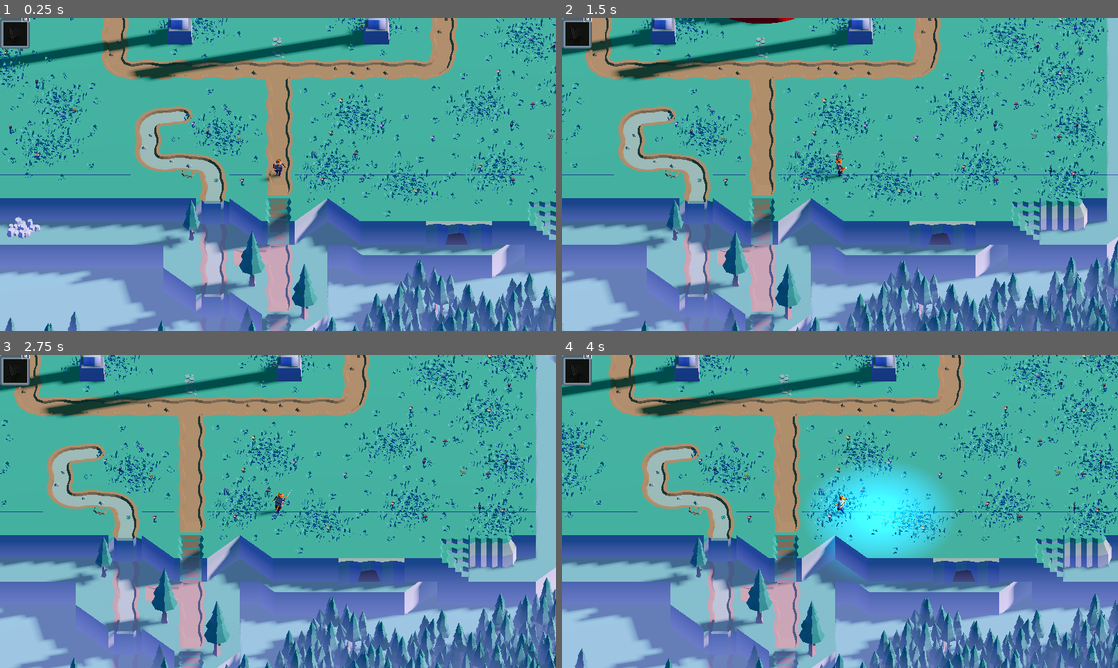
Above: before the commit, frames 1-4 (two rows, left to right).
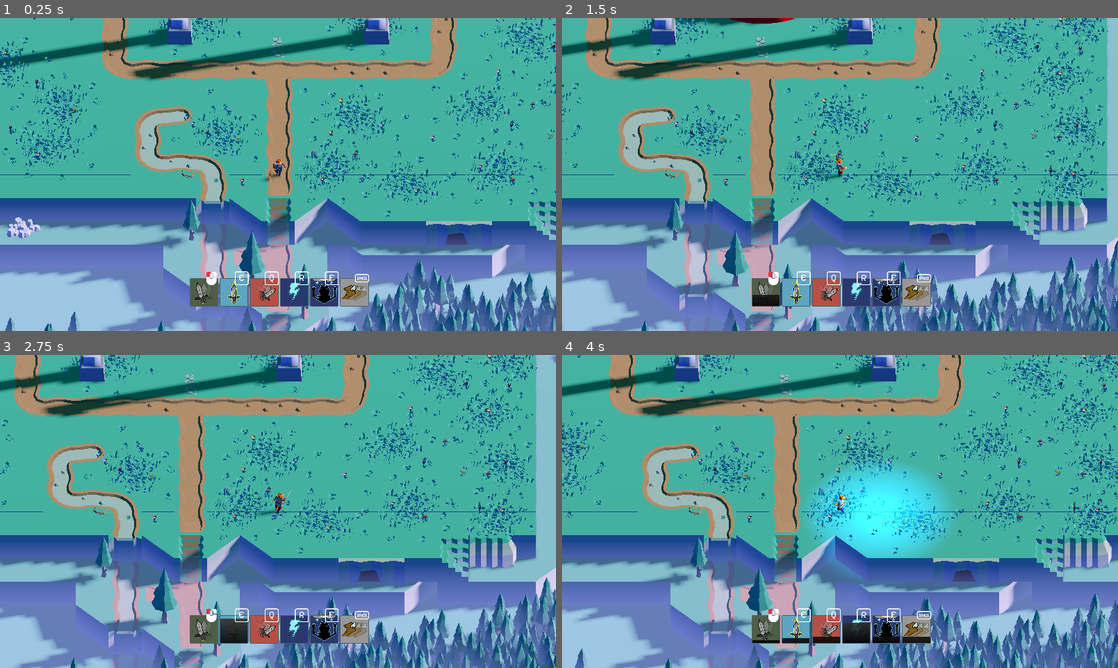
Above: after the commit, the same moments.

Repository: goobyspace/wild-jam
Game: Godot game, scene res://scenes/main.tscn
The game is run twice, just before and just after one commit, with the same random seed, the same clock (stepped at 60 frames per second) and the same inputs.
Inputs (mouse positions are in pixels of both pictures, inside the frame that each line leads up to):
- Up to frame 1 (0.25 s): no input
- Up to frame 2 (1.5 s): tap Enter at 0.5 s; move the mouse to (962, 158) at 0.52 s; hold D (move_right) 0.53-1.25 s; click (962, 158) at 0.6 s; tap Q (attack_primary) at 0.8 s; drag from (728, 190) to (812, 237) at 1.27 s
- Up to frame 3 (2.75 s): move the mouse to (333, 442) at 2.02 s; hold D (move_right) from 2.03 s (still down); tap E (attack_secondary) at 2.1 s; click (333, 442) at 2.17 s; tap Space (move_dash) at 2.3 s
- Up to frame 4 (4 s): release D (move_right) at 2.75 s; drag from (812, 574) to (673, 464) at 2.77 s; move the mouse to (1006, 558) at 3.52 s; hold A (move_left) from 3.53 s (still down); tap R (spell_one) at 3.6 s; click (1006, 558) at 3.67 s; tap F (spell_two) at 3.8 s

The runs differ from the first frame. In frame 1, 3.5% of the frame differs, in the area x 0-67%, y 0-93%; in frame 2, 3.5%; in frame 3, 3.5%; in frame 4, 3.5%.

Commit message:
player abilities UI

Diff:
--- a/project.godot
+++ b/project.godot
@@ -25,6 +25,10 @@
 [dotnet]
 
 project/assembly_name="wild jam"
+
+[gui]
+
+theme/custom_font="uid://bnka2ruudg7hi"
 
 [input]
 
--- a/scenes/player.tscn
+++ b/scenes/player.tscn
@@ -1,9 +1,10 @@
-[gd_scene load_steps=52 format=3 uid="uid://ccmmifktpgjib"]
+[gd_scene load_steps=64 format=3 uid="uid://ccmmifktpgjib"]
 
 [ext_resource type="Script" uid="uid://b6mge7o3yiv0u" path="res://scripts/player/movement/player_movement.gd" id="1_4flbx"]
 [ext_resource type="Script" uid="uid://bj3a4q0fcalg4" path="res://scripts/hp.gd" id="2_g2els"]
 [ext_resource type="Script" uid="uid://cbwmm7hsi6ade" path="res://scripts/player/hp/hp_bar.gd" id="2_qhqgy"]
 [ext_resource type="PackedScene" uid="uid://be2nf424vokic" path="res://assets/models/characters/fox_knight.gltf" id="6_tuyoq"]
+[ext_resource type="Texture2D" uid="uid://dsab3mebvhwsm" path="res://assets/ui/ability_icons/dash.png" id="6_wnwbv"]
 [ext_resource type="Script" uid="uid://ou8gmdvp5iyq" path="res://scripts/player/abilities/player_ability_controller.gd" id="6_y4r1p"]
 [ext_resource type="PackedScene" uid="uid://c5pmsswu5f7bf" path="res://scripts/player/abilities/weapons/sword/sword_main.tscn" id="7_d2wvv"]
 [ext_resource type="Animation" uid="uid://upcxm4b2g5a4" path="res://assets/models/characters/animations/tpose.res" id="7_y4r1p"]
@@ -22,9 +23,14 @@
 [ext_resource type="Animation" uid="uid://c4vh5rwtcebty" path="res://assets/models/characters/animations/spell 2.res" id="18_l71n6"]
 [ext_resource type="Animation" uid="uid://ch3ltayi4bovy" path="res://assets/models/characters/animations/roll.res" id="19_i4ail"]
 [ext_resource type="PackedScene" uid="uid://bbfn0xoov1gdk" path="res://scripts/player/abilities/weapons/sword/spin.tscn" id="21_a38lo"]
+[ext_resource type="Texture2D" uid="uid://b6kep64r1pm3v" path="res://assets/ui/ability_icons/attack.png" id="21_wqfne"]
 [ext_resource type="PackedScene" uid="uid://bti1ia18i2cs3" path="res://scripts/player/abilities/weapons/sword/lunge.tscn" id="22_4ni07"]
+[ext_resource type="Texture2D" uid="uid://uabq33u6v1ek" path="res://assets/ui/ability_icons/bladestorm.png" id="22_dt7fs"]
 [ext_resource type="PackedScene" uid="uid://cg4pp21nhmd5h" path="res://scripts/player/abilities/magic/thunder/thunderstrike.tscn" id="23_l71n6"]
+[ext_resource type="Texture2D" uid="uid://dxo6mihwh08kh" path="res://assets/ui/ability_icons/lunge.png" id="23_pf23h"]
+[ext_resource type="Texture2D" uid="uid://wjbv2jo8dnbp" path="res://assets/ui/ability_icons/thunder.png" id="24_31cv2"]
 [ext_resource type="PackedScene" uid="uid://dtiju5n5lgk81" path="res://scripts/player/abilities/magic/thunder/lightningbolt.tscn" id="24_ke2ow"]
+[ext_resource type="Texture2D" uid="uid://rqgsas06urgw" path="res://assets/ui/ability_icons/thunderstrike.png" id="25_ujl30"]
 
 [sub_resource type="ViewportTexture" id="ViewportTexture_3vyb7"]
 viewport_path = NodePath("SubViewport")
@@ -39,6 +45,9 @@
 bg_color = Color(0.746585, 2.00946e-06, 8.66354e-07, 1)
 skew = Vector2(0.2, 0)
 corner_detail = 16
+
+[sub_resource type="InputEventAction" id="InputEventAction_ke2ow"]
+action = &"move_dash"
 
 [sub_resource type="Animation" id="Animation_d2wvv"]
 length = 0.001
@@ -76,6 +85,21 @@
 &"strafe right": ExtResource("13_a8ls1"),
 &"tpose": ExtResource("7_y4r1p")
 }
+
+[sub_resource type="InputEventAction" id="InputEventAction_ujl30"]
+action = &"attack_normal"
+
+[sub_resource type="InputEventAction" id="InputEventAction_31cv2"]
+action = &"attack_primary"
+
+[sub_resource type="InputEventAction" id="InputEventAction_pf23h"]
+action = &"attack_secondary"
+
+[sub_resource type="InputEventAction" id="InputEventAction_dt7fs"]
+action = &"spell_one"
+
+[sub_resource type="InputEventAction" id="InputEventAction_wqfne"]
+action = &"spell_two"
 
 [sub_resource type="AnimationNodeAnimation" id="AnimationNodeAnimation_d2wvv"]
 animation = &"player/attack"
@@ -256,14 +280,9 @@
 [node name="player_health" type="Node" parent="."]
 script = ExtResource("2_g2els")
 
-[node name="attack_controller" type="Node3D" parent="." node_paths=PackedStringArray("mainAttack", "primaryAttack", "secondaryAttack", "spellPrimary", "spellSecondary", "dash")]
+[node name="attack_controller" type="Node3D" parent="." node_paths=PackedStringArray("abilities")]
 script = ExtResource("6_y4r1p")
-mainAttack = NodePath("../model/sword_main")
-primaryAttack = NodePath("../model/spin")
-secondaryAttack = NodePath("../model/lunge")
-spellPrimary = NodePath("../model/lightningbolt")
-spellSecondary = NodePath("../model/thunderstrike")
-dash = NodePath("dash")
+abilities = [NodePath("../model/sword_main"), NodePath("../model/lunge"), NodePath("../model/spin"), NodePath("../model/lightningbolt"), NodePath("../model/thunderstrike"), NodePath("dash")]
 
 [node name="dash" type="Node" parent="attack_controller" node_paths=PackedStringArray("collision", "health_bar", "character", "animation_tree")]
 script = ExtResource("8_3v2ag")
@@ -273,6 +292,8 @@
 ability_cooldown = 1.5
 animation_tree = NodePath("../../AnimationTree")
 animation = 1
+icon = ExtResource("6_wnwbv")
+keybind = SubResource("InputEventAction_ke2ow")
 
 [node name="model" parent="." instance=ExtResource("6_tuyoq")]
 transform = Transform3D(0.3, 0, 0, 0, 0.3, 0, 0, 0, 0.3, 0, 0, 0)
@@ -288,29 +309,42 @@
 [node name="sword_main" parent="model" node_paths=PackedStringArray("animation_tree") instance=ExtResource("7_d2wvv")]
 transform = Transform3D(2.22222, 0, -2.98023e-08, 0, 2.22222, 0, 2.98023e-08, 0, 2.22222, 0, 0, 0)
 animation_tree = NodePath("../../AnimationTree")
+icon = ExtResource("21_wqfne")
+keybind = SubResource("InputEventAction_ujl30")
 
 [node name="spin" parent="model" node_paths=PackedStringArray("character", "animation_tree") instance=ExtResource("21_a38lo")]
+transform = Transform3D(1, 0, 0, 0, 1, 0, 0, 0, 1, 0, 0, 0)
 hits = 8
 active_time = 2.0
 character = NodePath("../..")
 ability_cooldown = 7.0
 animation_tree = NodePath("../../AnimationTree")
+icon = ExtResource("22_dt7fs")
+keybind = SubResource("InputEventAction_31cv2")
 
 [node name="lunge" parent="model" node_paths=PackedStringArray("character", "animation_tree") instance=ExtResource("22_4ni07")]
+transform = Transform3D(1, 0, 0, 0, 1, 0, 0, 0, 1, 0, 0, 0)
 character = NodePath("../..")
 ability_cooldown = 6.0
 animation_tree = NodePath("../../AnimationTree")
 animation = 3
+icon = ExtResource("23_pf23h")
+keybind = SubResource("InputEventAction_pf23h")
+
+[node name="lightningbolt" parent="model" node_paths=PackedStringArray("character", "animation_tree") instance=ExtResource("24_ke2ow")]
+character = NodePath("../..")
+animation_tree = NodePath("../../AnimationTree")
+icon = ExtResource("24_31cv2")
+keybind = SubResource("InputEventAction_dt7fs")
 
 [node name="thunderstrike" parent="model" node_paths=PackedStringArray("character", "animation_tree") instance=ExtResource("23_l71n6")]
+transform = Transform3D(1, 0, 0, 0, 1, 0, 0, 0, 1, 0, 0, 0)
 stun_time = 1.4
 character = NodePath("../..")
 ability_cooldown = 1.0
 animation_tree = NodePath("../../AnimationTree")
-
-[node name="lightningbolt" parent="model" node_paths=PackedStringArray("character", "animation_tree") instance=ExtResource("24_ke2ow")]
-character = NodePath("../..")
-animation_tree = NodePath("../../AnimationTree")
+icon = ExtResource("25_ujl30")
+keybind = SubResource("InputEventAction_wqfne")
 
 [node name="AnimationTree" type="AnimationTree" parent="."]
 root_node = NodePath("../model")
--- /dev/null
+++ b/scripts/cooldown_buttons/button.gd
@@ -0,0 +1,53 @@
+extends Control
+
+@export var icon: TextureRect
+@export var cooldown_progress: TextureProgressBar
+@export var keybind_button: Control
+@export var mouse_button: TextureRect
+@export var space_bar: TextureRect
+var keybind_border: TextureRect
+var keybind_label: Label
+
+var ability: PlayerAbility
+
+# Called when the node enters the scene tree for the first time.
+func _ready() -> void:
+	if not icon or not cooldown_progress or not keybind_button or not mouse_button or not space_bar:
+		push_error("One or more UI elements are not assigned in the Icon UI scene.")
+		return
+
+func set_ability(new_ability: PlayerAbility) -> void:
+	ability = new_ability
+	if ability:
+		icon.texture = ability.icon
+		cooldown_progress.value = 0
+
+		space_bar.visible = false
+		mouse_button.visible = false
+		keybind_button.visible = false
+
+		var keybind = InputMap.action_get_events(ability.keybind.action)[0]
+
+		if keybind is InputEventKey:
+			keybind_border = keybind_button.get_node("keybind_border")
+			keybind_label = keybind_button.get_node("keybind_label")
+			keybind_label.text = OS.get_keycode_string(keybind.physical_keycode)
+			if keybind.physical_keycode == KEY_SPACE:
+				space_bar.visible = true
+			else:
+				keybind_button.visible = true
+		elif keybind is InputEventMouseButton:
+			mouse_button.visible = true
+
+func _any_ability_used(ability_used, gcd) -> void:
+	if ability_used != ability:
+		cooldown_progress.value = 100
+		var tween = create_tween()
+		tween.tween_property(cooldown_progress, "value", 0, gcd)
+
+
+func _on_ability_used(_ability) -> void:
+	if ability:
+		cooldown_progress.value = 100
+		var tween = create_tween()
+		tween.tween_property(cooldown_progress, "value", 0, ability.ability_cooldown)
--- a/scripts/cooldown_buttons/cooldown_buttons.gd
+++ b/scripts/cooldown_buttons/cooldown_buttons.gd
@@ -5,16 +5,13 @@
 
 @export var player: CharacterBody3D
 
-var abilities: Array[PlayerAbility] = []
-
-func _on_ability_used(ability: PlayerAbility) -> void:
-	# Handle the ability used event, e.g., update UI or trigger effects
-	print("Ability used:", ability.name)
-
 func _ready() -> void:
-	abilities = player.find_child("attack_controller").abilities
+	var attack_controller = player.find_child("attack_controller")
+	var abilities = attack_controller.abilities
 
 	for ability in abilities:
 		var button = cooldown_button.instantiate()
 		cooldown_bars.add_child(button)
-		button.connect("ability_used", _on_ability_used)
+		button.set_ability(ability)
+		ability.connect("ability_used", button._on_ability_used)
+		attack_controller.connect("ability_used", button._any_ability_used)
--- a/scripts/player/abilities/player_ability.gd
+++ b/scripts/player/abilities/player_ability.gd
@@ -3,6 +3,10 @@
 @export var ability_cooldown: float = 1.0
 @export var animation_tree: AnimationTree
 @export var animation: PlayerAnimations.ActionAnimations
+@export var icon: Texture
+@export var keybind: InputEventAction
+
+signal ability_used(ability: PlayerAbility)
 
 var is_on_cooldown: bool = false
 
@@ -19,6 +23,7 @@
 	if is_on_cooldown:
 		return
 
+	ability_used.emit(self)
 	is_on_cooldown = true
 	_on_use()
 	await get_tree().create_timer(ability_cooldown).timeout
--- a/scripts/player/abilities/player_ability_controller.gd
+++ b/scripts/player/abilities/player_ability_controller.gd
@@ -1,34 +1,29 @@
 extends Node
 
 @export var global_cooldown: float = 0.5
-@export var mainAttack: PlayerAbility
-@export var primaryAttack: PlayerAbility
-@export var secondaryAttack: PlayerAbility
-@export var spellPrimary: PlayerAbility
-@export var spellSecondary: PlayerAbility
-@export var dash: PlayerAbility
+@export var abilities: Array[PlayerAbility] = []
 
 var _cooldown_timer: float = 0.0
-var abilities: Array[PlayerAbility] = [mainAttack, primaryAttack, secondaryAttack, spellPrimary, spellSecondary, dash]
+
+signal ability_used(ability: PlayerAbility, gcd: float)
 
 func _ready() -> void:
-	if dash == null or mainAttack == null or primaryAttack == null or secondaryAttack == null or spellPrimary == null or spellSecondary == null:
-		push_error("One or more abilities are not assigned in the PlayerAbilityController.")
+	if abilities.is_empty():
+		push_error("No abilities assigned in the PlayerAbilityController.")
 		return
 
 func use_ability(ability: PlayerAbility) -> void:
-	if ability.is_on_cooldown:
+	if not ability or ability.is_on_cooldown:
 		return
 	_cooldown_timer = global_cooldown
+	ability_used.emit(ability, global_cooldown)
 	ability.use()
 
 func _process(_delta: float) -> void:
 	if _cooldown_timer > 0.0:
 		_cooldown_timer -= _delta
 		return
-	if Input.is_action_just_pressed("move_dash"): use_ability(dash)
-	elif Input.is_action_just_pressed("attack_normal"): use_ability(mainAttack)
-	elif Input.is_action_just_pressed("attack_primary"): use_ability(primaryAttack)
-	elif Input.is_action_just_pressed("attack_secondary"): use_ability(secondaryAttack)
-	elif Input.is_action_just_pressed("spell_one"): use_ability(spellPrimary)
-	elif Input.is_action_just_pressed("spell_two"): use_ability(spellSecondary)
+
+	for ability in abilities:
+		if Input.is_action_just_pressed(ability.keybind.action):
+			use_ability(ability)
--- a/ui/box_container.tscn
+++ /dev/null
@@ -1,63 +0,0 @@
-[gd_scene load_steps=6 format=3 uid="uid://s6rgbn278qj2"]
-
-[ext_resource type="Texture2D" uid="uid://dw3v4dqs4kqtd" path="res://assets/ui/panel_grey_dark.png" id="1_osh3e"]
-[ext_resource type="Texture2D" uid="uid://c4hvrge0t78l3" path="res://assets/ui/generic_sheet_default.png" id="2_8jau1"]
-[ext_resource type="Texture2D" uid="uid://b6kep64r1pm3v" path="res://assets/ui/ability_icons/attack.png" id="2_gyvt8"]
-
-[sub_resource type="AtlasTexture" id="AtlasTexture_gyvt8"]
-atlas = ExtResource("2_8jau1")
-region = Rect2(199.698, 263.447, 48.4319, 49.0691)
-
-[sub_resource type="SystemFont" id="SystemFont_2gnvj"]
-font_weight = 800
-
-[node name="BoxContainer" type="Control"]
-layout_mode = 3
-anchors_preset = 0
-offset_right = 100.0
-offset_bottom = 100.0
-
-[node name="border" type="TextureRect" parent="."]
-layout_mode = 2
-offset_top = -1.0
-offset_right = 100.0
-offset_bottom = 99.0
-texture = ExtResource("1_osh3e")
-expand_mode = 3
-
-[node name="TextureRect" type="TextureRect" parent="."]
-layout_mode = 0
-offset_left = 9.0
-offset_top = 8.0
-offset_right = 91.0
-offset_bottom = 90.0
-texture = ExtResource("2_gyvt8")
-expand_mode = 1
-stretch_mode = 5
-
-[node name="ColorRect" type="ColorRect" parent="."]
-layout_mode = 0
-offset_left = 9.0
-offset_top = 8.0
-offset_right = 91.0
-offset_bottom = 90.0
-color = Color(0, 0, 0, 0.807843)
-
-[node name="keybind" type="TextureRect" parent="."]
-layout_mode = 2
-offset_left = 73.0
-offset_top = -19.0
-offset_right = 100.0
-offset_bottom = 9.0
-texture = SubResource("AtlasTexture_gyvt8")
-expand_mode = 1
-stretch_mode = 5
-
-[node name="RichTextLabel" type="RichTextLabel" parent="keybind"]
-layout_mode = 0
-offset_right = 27.0
-offset_bottom = 28.0
-theme_override_fonts/normal_font = SubResource("SystemFont_2gnvj")
-text = "Q"
-horizontal_alignment = 1
-vertical_alignment = 1
--- /dev/null
+++ b/ui/icon.tscn
@@ -0,0 +1,89 @@
+[gd_scene load_steps=9 format=3 uid="uid://s6rgbn278qj2"]
+
+[ext_resource type="Texture2D" uid="uid://dw3v4dqs4kqtd" path="res://assets/ui/panel_grey_dark.png" id="1_1luli"]
+[ext_resource type="Script" uid="uid://srh14br7rlrm" path="res://scripts/cooldown_buttons/button.gd" id="1_b17uh"]
+[ext_resource type="Texture2D" uid="uid://b6kep64r1pm3v" path="res://assets/ui/ability_icons/attack.png" id="2_b17uh"]
+[ext_resource type="PackedScene" uid="uid://1xw0jrqtmt6b" path="res://ui/keybind.tscn" id="4_b17uh"]
+[ext_resource type="PackedScene" uid="uid://dmeikbe3fmyu7" path="res://ui/mouse_button.tscn" id="5_kt85e"]
+[ext_resource type="PackedScene" uid="uid://bagady0no6r6u" path="res://ui/space_bar.tscn" id="6_53i7k"]
+
+[sub_resource type="Gradient" id="Gradient_b17uh"]
+colors = PackedColorArray(0.25098, 0.25098, 0.25098, 0.941176, 0, 0, 0, 0.862745)
+metadata/_snap_enabled = true
+
+[sub_resource type="GradientTexture1D" id="GradientTexture1D_kt85e"]
+gradient = SubResource("Gradient_b17uh")
+width = 94
+
+[node name="button" type="Control" node_paths=PackedStringArray("icon", "cooldown_progress", "keybind_button", "mouse_button", "space_bar")]
+custom_minimum_size = Vector2(100, 100)
+layout_mode = 3
+anchors_preset = 0
+offset_right = 100.0
+offset_bottom = 100.0
+size_flags_stretch_ratio = 0.0
+script = ExtResource("1_b17uh")
+icon = NodePath("icon")
+cooldown_progress = NodePath("TextureProgressBar")
+keybind_button = NodePath("Keybind")
+mouse_button = NodePath("MouseButton")
+space_bar = NodePath("space_bar")
+
+[node name="border" type="TextureRect" parent="."]
+layout_mode = 2
+offset_right = 100.0
+offset_bottom = 100.0
+texture = ExtResource("1_1luli")
+expand_mode = 3
+
+[node name="icon" type="TextureRect" parent="."]
+layout_mode = 2
+offset_left = 3.0
+offset_top = 3.0
+offset_right = 97.0
+offset_bottom = 97.0
+texture = ExtResource("2_b17uh")
+expand_mode = 1
+stretch_mode = 5
+
+[node name="ColorRect" type="ColorRect" parent="."]
+visible = false
+layout_mode = 2
+offset_left = 3.0
+offset_top = 3.0
+offset_right = 97.0
+offset_bottom = 96.0
+color = Color(0, 0, 0, 0.807843)
+
+[node name="TextureProgressBar" type="TextureProgressBar" parent="."]
+layout_mode = 0
+offset_left = 97.0
+offset_top = 3.0
+offset_right = 191.0
+offset_bottom = 97.0
+rotation = 1.5708
+value = 100.0
+fill_mode = 1
+nine_patch_stretch = true
+texture_progress = SubResource("GradientTexture1D_kt85e")
+
+[node name="Keybind" parent="." instance=ExtResource("4_b17uh")]
+layout_mode = 1
+offset_left = 50.8
+offset_top = -24.2
+offset_right = 98.8
+offset_bottom = 23.8
+
+[node name="MouseButton" parent="." instance=ExtResource("5_kt85e")]
+layout_mode = 1
+offset_left = 49.7
+offset_top = -24.3
+offset_right = 99.7
+offset_bottom = 25.7
+
+[node name="space_bar" parent="." instance=ExtResource("6_53i7k")]
+layout_mode = 1
+offset_left = 49.7
+offset_top = -25.3
+offset_right = 99.7
+offset_bottom = 24.7
--- /dev/null
+++ b/ui/keybind.tscn
@@ -0,0 +1,53 @@
+[gd_scene load_steps=4 format=3 uid="uid://1xw0jrqtmt6b"]
+
+[ext_resource type="Texture2D" uid="uid://c4hvrge0t78l3" path="res://assets/ui/generic_sheet_default.png" id="1_kiuog"]
+[ext_resource type="FontFile" uid="uid://bnka2ruudg7hi" path="res://assets/ui/PixelifySans-VariableFont_wght.ttf" id="2_xg3hd"]
+
+[sub_resource type="AtlasTexture" id="AtlasTexture_kiuog"]
+atlas = ExtResource("1_kiuog")
+region = Rect2(199.879, 263.975, 48.2246, 48.2246)
+
+[node name="Keybind" type="Control"]
+layout_mode = 3
+anchor_left = 0.012
+anchor_top = 0.022
+anchor_right = 0.012
+anchor_bottom = 0.022
+offset_left = -23.04
+offset_top = -23.76
+offset_right = 24.96
+offset_bottom = 24.24
+grow_horizontal = 2
+grow_vertical = 2
+
+[node name="keybind_border" type="TextureRect" parent="."]
+layout_mode = 1
+anchors_preset = -1
+anchor_left = 0.5
+anchor_top = 0.5
+anchor_right = 0.5
+anchor_bottom = 0.5
+offset_left = -24.0
+offset_top = -24.0
+offset_right = 24.0
+offset_bottom = 24.0
+texture = SubResource("AtlasTexture_kiuog")
+
+[node name="keybind_label" type="Label" parent="."]
+layout_mode = 1
+anchors_preset = -1
+anchor_left = 0.5
+anchor_top = 0.5
+anchor_right = 0.5
+anchor_bottom = 0.5
+offset_left = -24.0
+offset_top = -24.0
+offset_right = 24.0
+offset_bottom = 18.0
+theme_override_fonts/font = ExtResource("2_xg3hd")
+theme_override_font_sizes/font_size = 34
+text = "q"
+horizontal_alignment = 1
+vertical_alignment = 1
+justification_flags = 0
+uppercase = true
--- a/ui/main.tscn
+++ b/ui/main.tscn
@@ -1,21 +1,7 @@
-[gd_scene load_steps=5 format=3 uid="uid://bpp55gui2f1h5"]
+[gd_scene load_steps=3 format=3 uid="uid://bpp55gui2f1h5"]
 
 [ext_resource type="Script" uid="uid://b2i2je14kpn2r" path="res://scripts/cooldown_buttons/cooldown_buttons.gd" id="1_vcrq8"]
-[ext_resource type="Texture2D" uid="uid://dw3v4dqs4kqtd" path="res://assets/ui/panel_grey_dark.png" id="2_vcrq8"]
-[ext_resource type="PackedScene" uid="uid://s6rgbn278qj2" path="res://ui/box_container.tscn" id="3_loxbi"]
-
-[sub_resource type="PackedScene" id="PackedScene_loxbi"]
-_bundled = {
-"conn_count": 0,
-"conns": PackedInt32Array(),
-"editable_instances": [],
-"names": PackedStringArray("Cooldown", "Control", "layout_mode", "anchor_right", "anchor_bottom", "offset_right", "offset_bottom", "grow_horizontal", "grow_vertical", "cooldown texture", "TextureProgressBar", "layout_mode", "anchors_preset", "anchor_left", "anchor_top", "anchor_right", "anchor_bottom", "offset_left", "offset_top", "offset_right", "offset_bottom", "border", "TextureRect", "layout_mode", "anchors_preset", "anchor_right", "anchor_bottom", "texture", "expand_mode", "keybind", "TextureRect", "layout_mode", "anchors_preset", "anchor_left", "anchor_right", "anchor_bottom", "offset_left"),
-"node_count": 4,
-"node_paths": [NodePath("."), NodePath("."), NodePath(".")],
-"nodes": PackedInt32Array(-1, -1, 1, 0, -1, 7, 2, 0, 3, 1, 4, 2, 5, 3, 6, 4, 7, 5, 8, 6, 0, 1073741824, 0, 10, 9, -1, 10, 11, 7, 12, 8, 13, 9, 14, 10, 15, 11, 16, 12, 17, 13, 18, 14, 19, 15, 20, 16, 0, 1073741825, 0, 22, 21, -1, 6, 23, 17, 24, 18, 25, 19, 26, 20, 27, 21, 28, 22, 0, 1073741826, 0, 30, 29, -1, 6, 31, 23, 32, 24, 33, 25, 34, 26, 35, 27, 36, 28, 0),
-"variants": [3, 0.042, 0.074, -0.640007, 0.0800018, 2, 2, 1, -1, 0.087, 0.087, 0.912, 0.912, 0.0399995, 0.0399995, 0.0399933, 0.0399933, 1, -1, 1.0, 1.0, ExtResource("2_vcrq8"), 3, 1, -1, 0.812, 1.0, 0.175, 0.0399933],
-"version": 3
-}
+[ext_resource type="PackedScene" uid="uid://s6rgbn278qj2" path="res://ui/icon.tscn" id="3_loxbi"]
 
 [node name="Main" type="Control" node_paths=PackedStringArray("cooldown_bars")]
 layout_mode = 3
@@ -25,28 +11,18 @@
 grow_horizontal = 2
 grow_vertical = 2
 script = ExtResource("1_vcrq8")
-cooldown_bars = NodePath("cooldowns2")
-cooldown_button = SubResource("PackedScene_loxbi")
+cooldown_bars = NodePath("HBoxContainer")
+cooldown_button = ExtResource("3_loxbi")
 
-[node name="cooldowns2" type="FlowContainer" parent="."]
-layout_mode = 0
-offset_left = 359.0
-offset_top = 147.0
-offset_right = 971.08
-offset_bottom = 395.92
-alignment = 1
-last_wrap_alignment = 1
-
-[node name="VFlowContainer" type="VFlowContainer" parent="."]
+[node name="HBoxContainer" type="HBoxContainer" parent="."]
 layout_mode = 1
 anchors_preset = -1
-anchor_right = 0.46
-anchor_bottom = 0.433
-offset_right = -0.200012
-offset_bottom = 0.359955
-
-[node name="BoxContainer" parent="VFlowContainer" instance=ExtResource("3_loxbi")]
-layout_mode = 2
-
-[node name="BoxContainer2" parent="VFlowContainer" instance=ExtResource("3_loxbi")]
-layout_mode = 2
+anchor_left = 0.5
+anchor_top = 1.0
+anchor_right = 0.5
+anchor_bottom = 1.0
+offset_left = -307.0
+offset_top = -184.0
+offset_right = 308.0
+offset_bottom = -84.0
+alignment = 1
--- /dev/null
+++ b/ui/mouse_button.tscn
@@ -0,0 +1,20 @@
+[gd_scene load_steps=3 format=3 uid="uid://dmeikbe3fmyu7"]
+
+[ext_resource type="Texture2D" uid="uid://wg2fahwkmvti" path="res://assets/ui/keyboard-&-mouse_sheet_default.png" id="1_2in45"]
+
+[sub_resource type="AtlasTexture" id="AtlasTexture_1iqcj"]
+atlas = ExtResource("1_2in45")
+region = Rect2(200.305, 72.055, 48, 48)
+
+[node name="MouseButton" type="TextureRect"]
+custom_minimum_size = Vector2(50, 50)
+anchors_preset = -1
+anchor_left = 0.013
+anchor_top = 0.023
+anchor_right = 0.013
+anchor_bottom = 0.023
+offset_left = -24.96
+offset_top = -24.84
+offset_right = 25.04
+offset_bottom = 25.16
+texture = SubResource("AtlasTexture_1iqcj")
--- /dev/null
+++ b/ui/space_bar.tscn
@@ -0,0 +1,20 @@
+[gd_scene load_steps=3 format=3 uid="uid://bagady0no6r6u"]
+
+[ext_resource type="Texture2D" uid="uid://wg2fahwkmvti" path="res://assets/ui/keyboard-&-mouse_sheet_default.png" id="1_mijcx"]
+
+[sub_resource type="AtlasTexture" id="AtlasTexture_twoks"]
+atlas = ExtResource("1_mijcx")
+region = Rect2(519.411, 199.733, 49, 49)
+
+[node name="space_bar" type="TextureRect"]
+custom_minimum_size = Vector2(50, 50)
+anchors_preset = -1
+anchor_left = 0.013
+anchor_top = 0.023
+anchor_right = 0.013
+anchor_bottom = 0.023
+offset_left = -24.96
+offset_top = -24.84
+offset_right = 25.04
+offset_bottom = 25.16
+texture = SubResource("AtlasTexture_twoks")
Binary file added: assets/ui/PixelifySans-VariableFont_wght.ttf
Not shown, added: assets/ui/PixelifySans-VariableFont_wght.ttf.import
Not shown, added: scripts/cooldown_buttons/button.gd.uid
